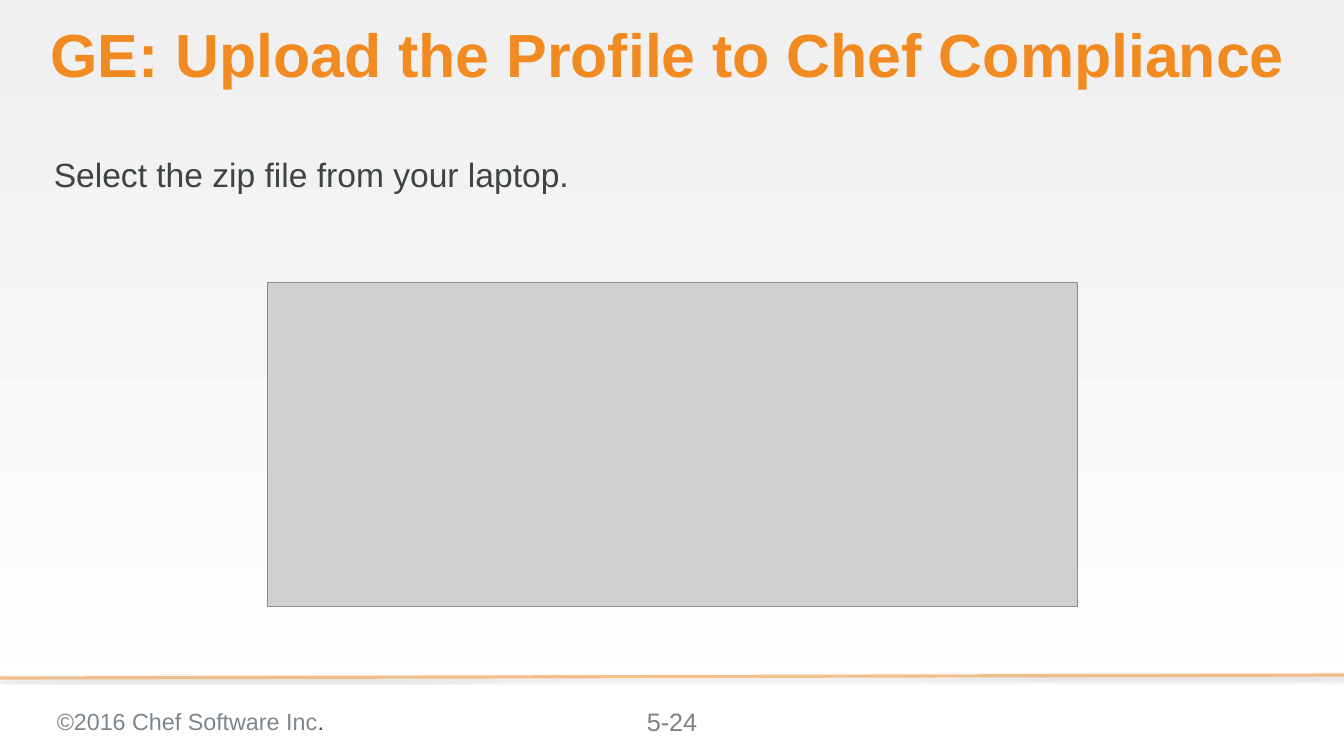
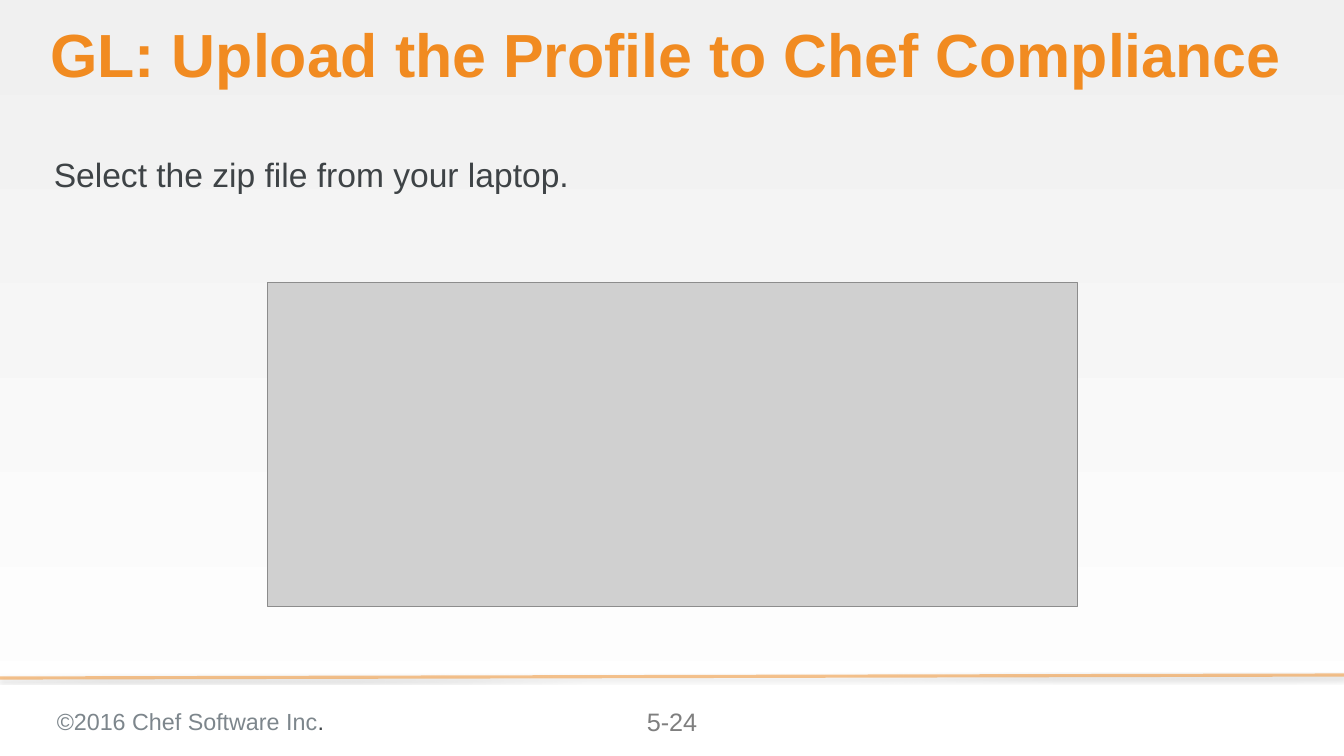
Before and after one commit to bchamby/chef-compliance-installation-configuration-operation, a slide deck: slide 24 of 05-creating-custom-profiles.pptx. Drawn at 1344x756 pixels with LibreOffice and Linux fonts; fonts in the diff are those of the drawing; grey boxes stand for pictures; background and template pictures are left out. Boxes give left, top, right and bottom in pixels: in the first picture for what was removed or moved away, otherwise in the second. Text is boxed around its words. In the diff, an @@ line names an element or a change of style, - is before the commit and + after.

```diff
--- a/05-creating-custom-profiles.pptx
+++ b/05-creating-custom-profiles.pptx
@@ title at (50, 33, 1281, 89): text changed @@
-GE: Upload the Profile to Chef Compliance
+GL: Upload the Profile to Chef Compliance
```
Also in this commit, not shown: 25 other slides changed, 1 other file.
